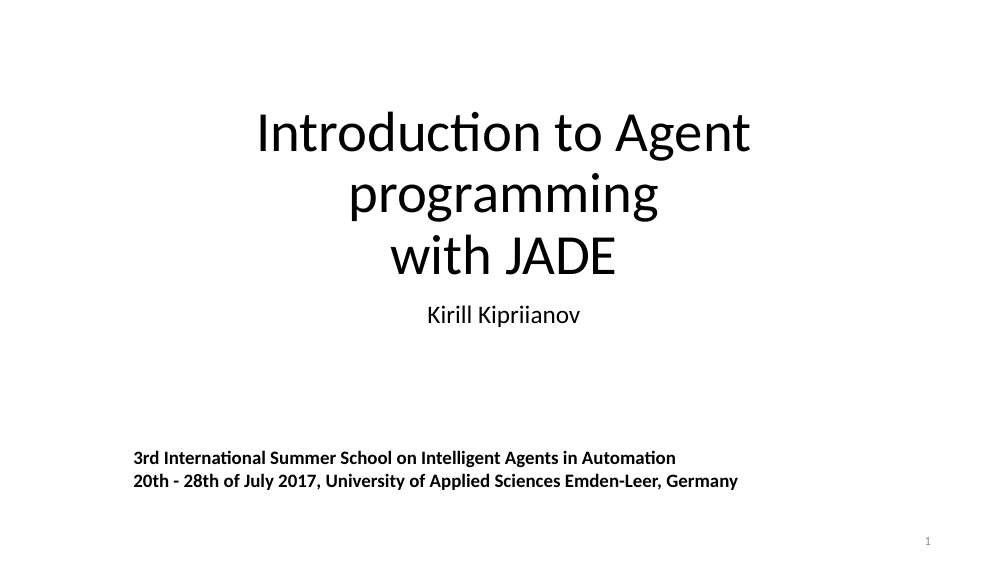
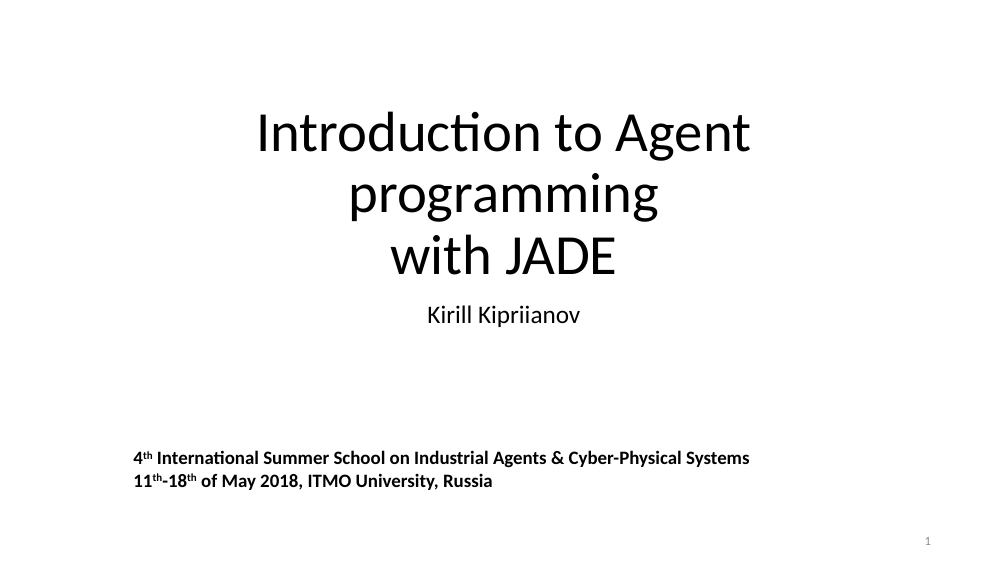
Before and after one commit to gseteamproject/tutorials, a slide deck: slide 1 of doc/Agent Programming with JADE.pptx. Drawn at 1008x567 pixels with LibreOffice and Linux fonts; fonts in the diff are those of the drawing. Boxes give left, top, right and bottom in pixels: in the first picture for what was removed or moved away, otherwise in the second. Text is boxed around its words. In the diff, an @@ line names an element or a change of style, - is before the commit and + after.

```diff
--- a/doc/Agent Programming with JADE.pptx
+++ b/doc/Agent Programming with JADE.pptx
@@ text at (x1=157, y1=450, x2=750, y2=490): text changed @@
-3rd International Summer School on Intelligent Agents in Automation
-20th - 28th of July 2017, University of Applied Sciences Emden-Leer, Germany
+4th International Summer School on Industrial Agents & Cyber-Physical Systems
+11th-18th of May 2018, ITMO University, Russia
```
Also in this commit, not shown: 8 other slides changed.
